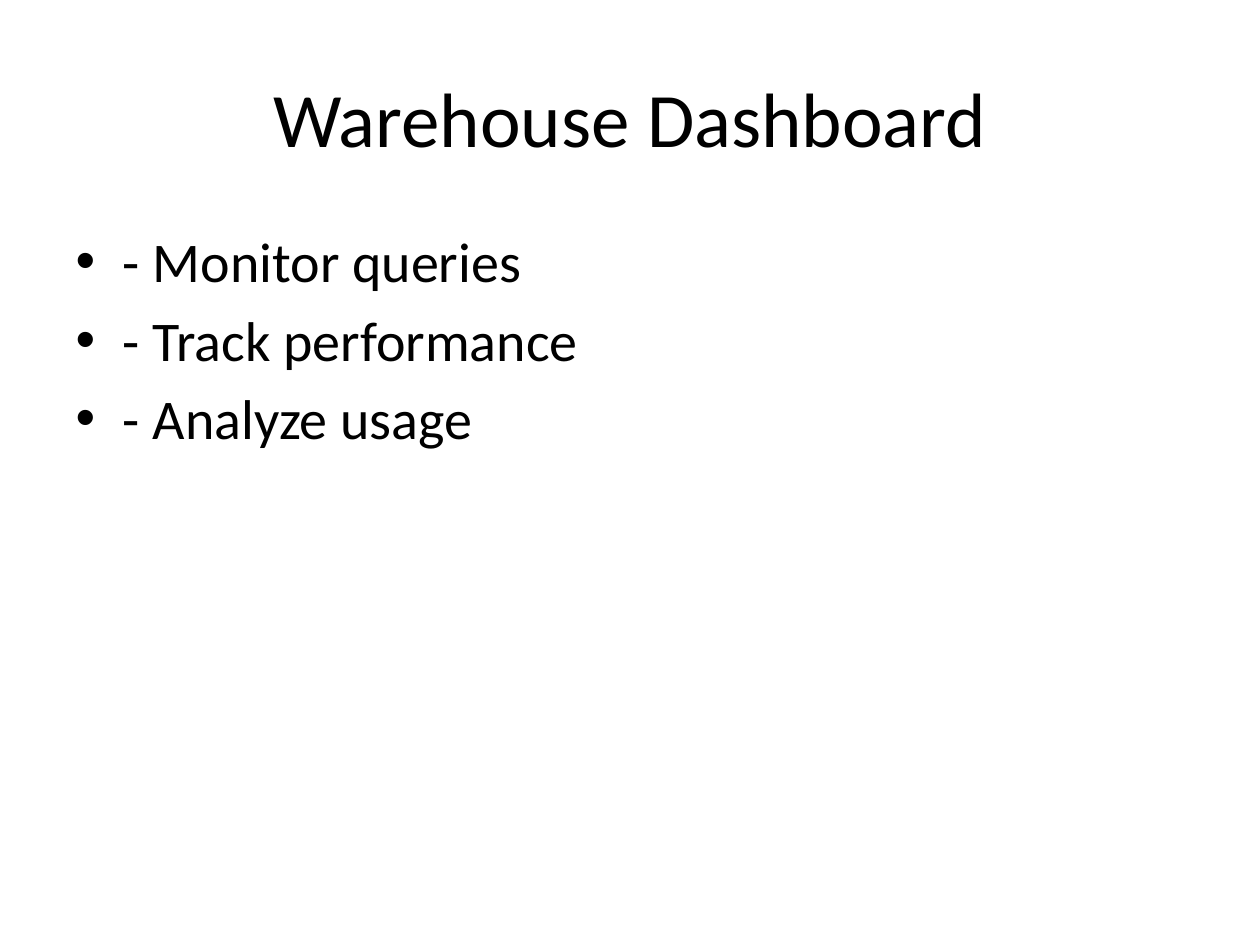
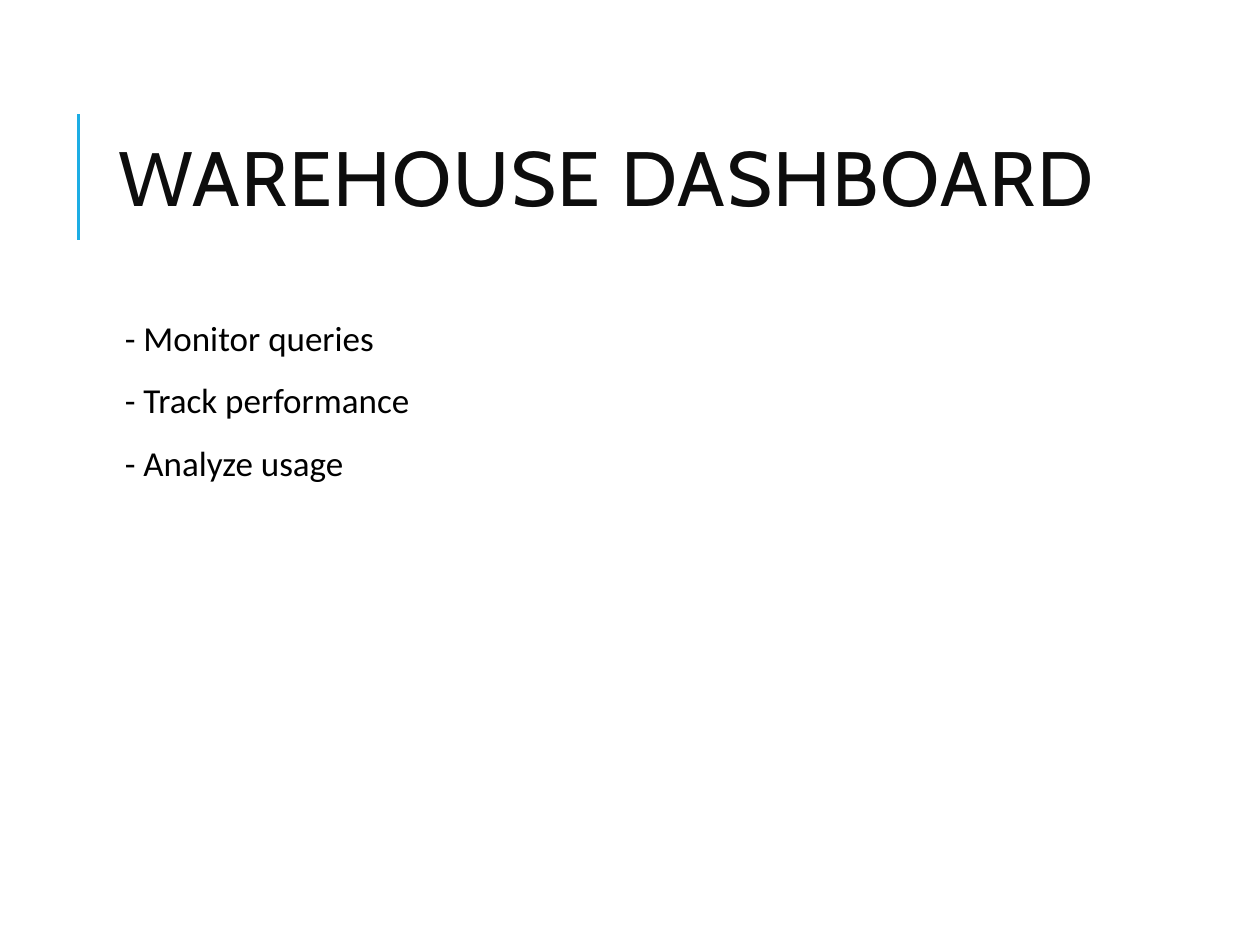
Before and after one commit to vikash-verma-profile/DE-Sig-March-2026, a slide deck: slide 21 of Week-2/Day-4/Snowflake_Modules_1_3.pptx. Drawn at 1260x945 pixels with LibreOffice and Linux fonts; fonts in the diff are those of the drawing. Boxes give left, top, right and bottom in pixels: in the first picture for what was removed or moved away, otherwise in the second. Text is boxed around its words. In the diff, an @@ line names an element or a change of style, - is before the commit and + after.

```diff
--- a/Week-2/Day-4/Snowflake_Modules_1_3.pptx
+++ b/Week-2/Day-4/Snowflake_Modules_1_3.pptx
@@ line added from (78, 239) to (78, 113), #1CADE4 1.5 pt @@
@@ title at box(118, 151, 1093, 207): text changed; font Calibri to Cabin; text colour #000000 to #0D0D0D @@
-Warehouse Dashboard
+WAREHOUSE DASHBOARD
@@ text "- Monitor queries": place and size @@
-text "- Monitor queries" at box(153, 243, 577, 449)
+text "- Monitor queries" at box(143, 327, 409, 482)
@@ text "- Monitor queries" at box(143, 327, 409, 482): size 32 to 20 pt; bullet • to  ; line spacing 1 to 0.9; more space between paragraphs @@
```
Also in this commit, not shown: 27 other slides changed, 5 other files.
